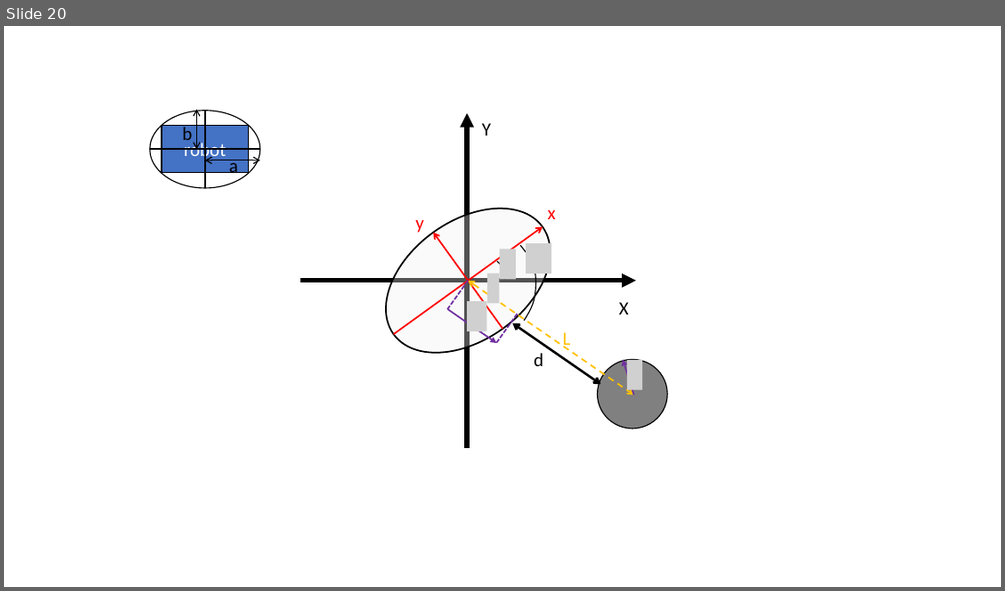
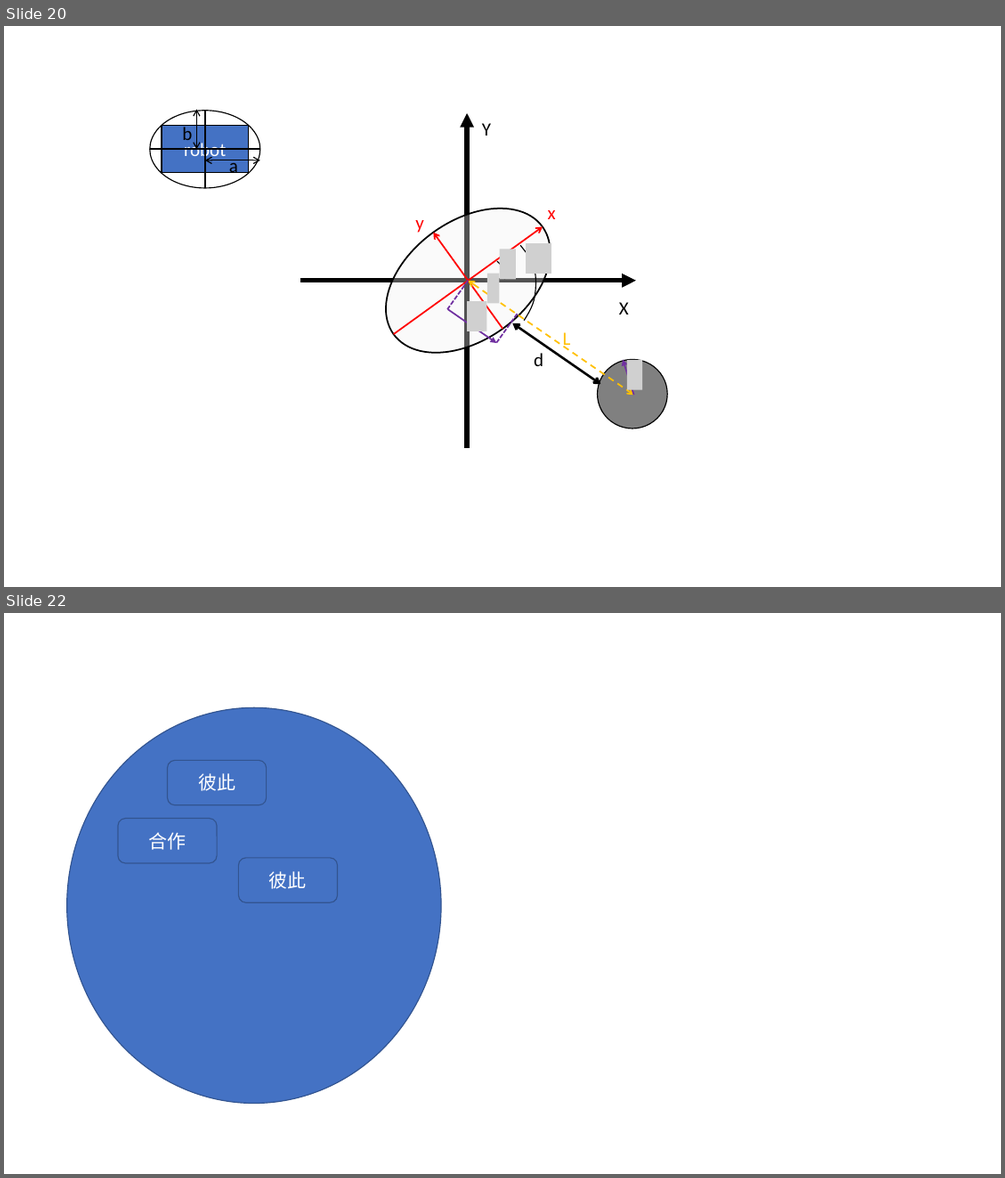
Before and after one commit to Yi-An-Wang/institute_information, a slide deck: path_planing/VO_code_try/robot_properties3.pptx. Shown one above the other, each under a label of ours: slide 20 before the commit, slides 20 and 22 after it; the slides between them are not shown. The pictures are 1005x591 and 1005x1178 pixels, drawn with LibreOffice and Linux fonts; fonts in the diff are those of the drawing; grey boxes stand for pictures. Boxes give left, top, right and bottom in pixels: in the first picture for what was removed or moved away, otherwise in the second. Text is boxed around its words. In the diff, an @@ line names an element or a change of style, - is before the commit and + after.

```diff
--- a/path_planing/VO_code_try/robot_properties3.pptx
+++ b/path_planing/VO_code_try/robot_properties3.pptx
@@ slide 22 added at (4,613,1001,1174), background #FFFFFF @@
@@ ellipse added at (67,708,441,1103), fill #4472C4, outline #325491 1 pt @@
@@ rounded rectangle added at (167,761,266,805), fill #4472C4, outline #325491 1 pt, 18 pt, text #FFFFFF @@
+彼此
@@ rounded rectangle added at (118,819,217,863), fill #4472C4, outline #325491 1 pt, 18 pt, text #FFFFFF @@
+合作
@@ rounded rectangle added at (239,858,338,902), fill #4472C4, outline #325491 1 pt, 18 pt, text #FFFFFF @@
+彼此
```
Also in this commit, not shown: 1 slide changed, 1 other file.
